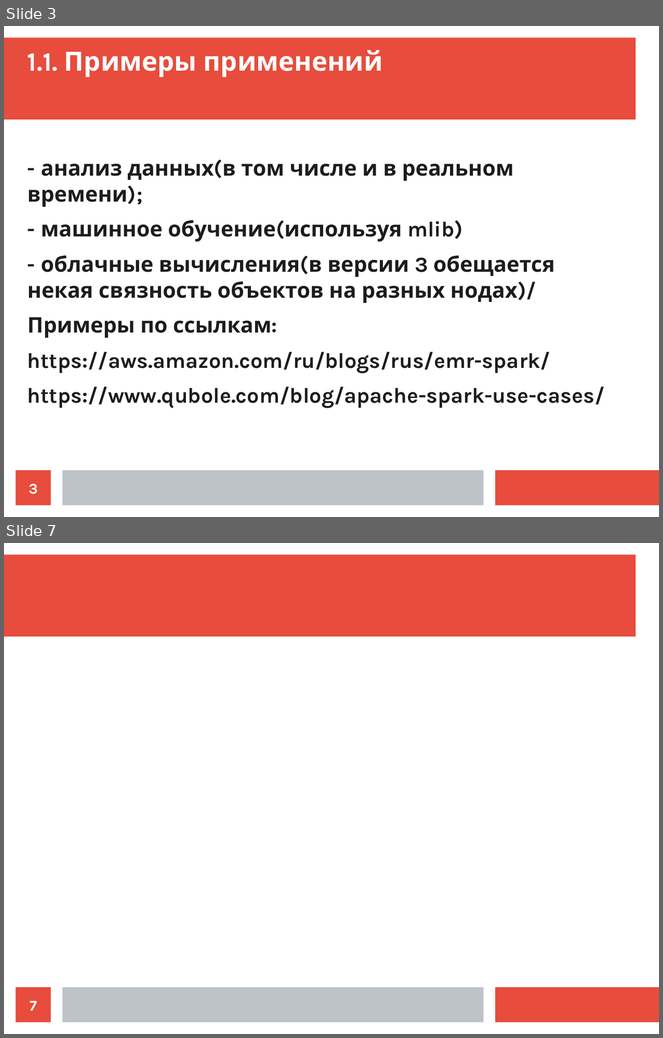
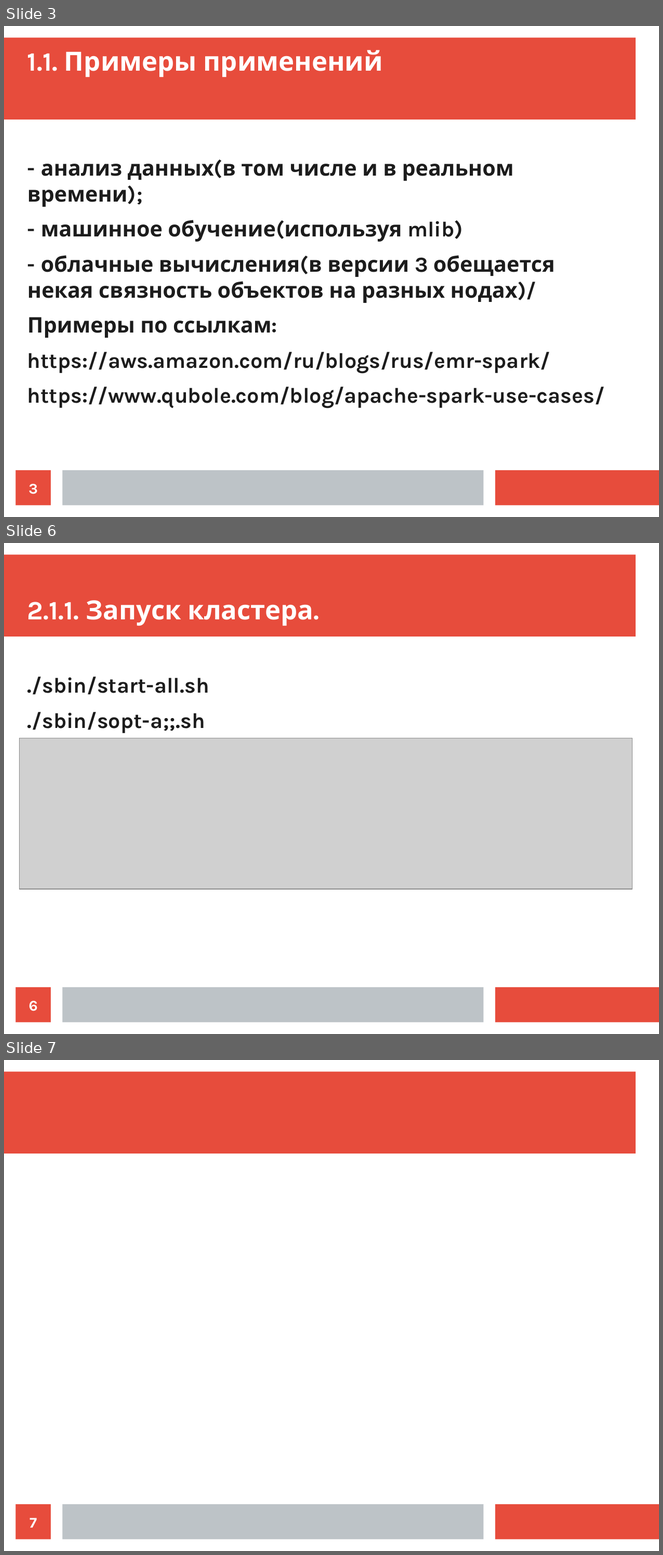
Before and after one commit to ilya1st/spark-samples, a slide deck: report_plan/report.odp. Shown one above the other, each under a label of ours: slides 3 and 7 before the commit, slides 3, 6 and 7 after it; the slides between them are not shown. The pictures are 663x1038 and 663x1555 pixels, drawn with LibreOffice and Linux fonts; fonts in the diff are those of the drawing; grey boxes stand for pictures. Boxes give left, top, right and bottom in pixels: in the first picture for what was removed or moved away, otherwise in the second. Text is boxed around its words. In the diff, an @@ line names an element or a change of style, - is before the commit and + after.

```diff
--- a/report_plan/report.odp
+++ b/report_plan/report.odp
@@ slide 6 added at [4, 543, 659, 1034], background #FFFFFF; not listed: 3 template elements that a slide beside it also shows @@
@@ title added at [27, 600, 314, 626], 32 pt, text #FFFFFF, bold @@
+2.1.1. Запуск кластера.
@@ text added at [27, 677, 209, 733], 26 pt, text #1C1C1C, bold @@
+./sbin/start-all.sh
+./sbin/sopt-a;;.sh
@@ picture added at [20, 738, 633, 889] @@
@@ page number added at [16, 988, 51, 1023], fill #E74C3C, 18 pt, text #FFFFFF, bold @@
+6
```
Also in this commit, not shown: 2 other slides added, 3 slides removed, 1 other file.
